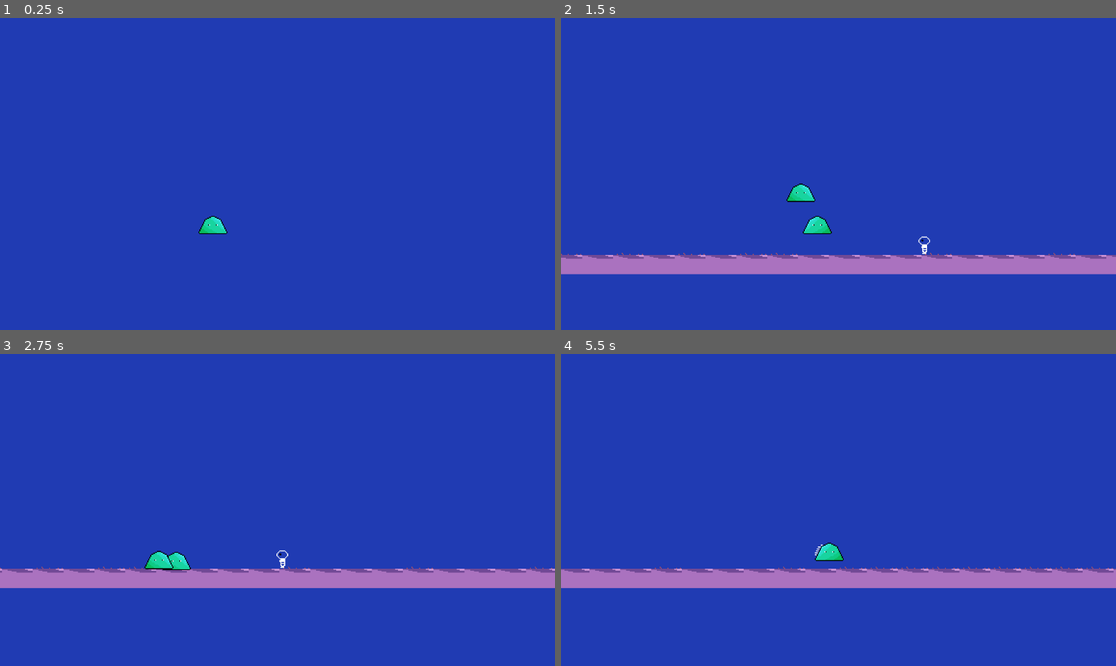
Above: before the commit, frames 1-4 (two rows, left to right).
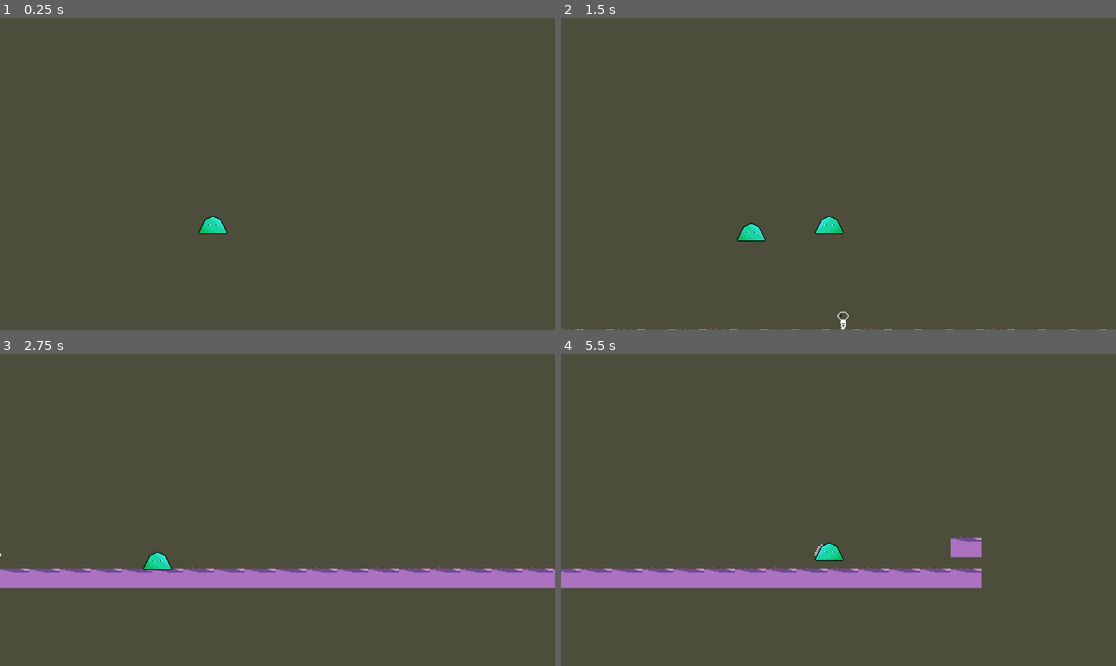
Above: after the commit, the same moments.

Repository: Enriquenf07/plataform-03-04
Game: Godot game, scene res://general/main.tscn
Two runs of this game, one before a commit and one after it. Both use one fixed random seed, a clock stepped at 60 frames per second and the inputs below.
Inputs (mouse positions are in pixels of both pictures, inside the frame that each line leads up to):
- Up to frame 1 (0.25 s): no input
- Up to frame 2 (1.5 s): tap Enter at 0.5 s; move the mouse to (960, 158) at 0.52 s; hold D (move_right) from 0.53 s (still down); tap F (dash) at 0.6 s; tap Space (jump) at 0.77 s; move the mouse to (727, 189) at 1.27 s; tap E (dash_clone) at 1.35 s
- Up to frame 3 (2.75 s): tap Space (jump) at 1.52 s; move the mouse to (333, 441) at 2.02 s; release D (move_right) at 2.03 s; hold A (move_left) from 2.03 s (still down); click (333, 441) at 2.1 s
- Up to frame 4 (5.5 s): move the mouse to (810, 572) at 2.77 s; release A (move_left) at 2.78 s; hold D (move_right) 2.78-4.28 s; tap F (dash) at 2.85, 5.1 s; tap Space (jump) at 3.02, 3.77, 4.52 s; move the mouse to (1005, 556) at 3.52 s; tap E (dash_clone) at 3.6 s; move the mouse to (672, 463) at 4.27 s; hold A (move_left) 4.28-5.03 s; click (672, 463) at 4.35 s; move the mouse to (866, 510) at 5.02 s; hold D (move_right) from 5.03 s (still down)

The runs differ from the first frame. In frame 1, 100% of the frame differs, in the area x 0-100%, y 0-100%; in frame 2, 100%; in frame 3, 94%; in frame 4, 96%.

Commit message:
explosion

Diff:
--- a/Clone.gd
+++ b/Clone.gd
@@ -5,6 +5,9 @@
 
 @onready
 var state_machine: Node = $State_machine
+
+@onready
+var explosionScene = preload('res://utils/explosion.tscn')
 
 func change_sprite_direction(movement):
 	animations.flip_h = movement > 0
@@ -19,6 +22,7 @@
 	if position.y > 2000:
 		free()
 		return
+
 	state_machine.process_physics(delta)
 
 func _process(delta: float) -> void:
--- a/Idle.gd
+++ b/Idle.gd
@@ -1,10 +1,15 @@
 extends State
 
+@export
+var explode_state: State
+
 func process_physics(delta):
-	print(parent.velocity.y)
+	for index in range(parent.get_slide_collision_count()):
+		print(index) if index != 0 else null
+		var collision = parent.get_slide_collision(index)
+		var body = collision.get_collider()
+		if body is CharacterBody2D:
+			return explode_state
 	parent.velocity.y += gravity * delta
-	for i in parent.get_slide_collision_count():
-		var collision = parent.get_slide_collision(i)
-		print("Collided with: ", collision.get_collider().name)
 	parent.move_and_slide()
 	return null
--- a/general/main.gd
+++ b/general/main.gd
@@ -32,4 +32,3 @@
 		var instance = skeletonScene.instantiate()
 		instance.position = Vector2(800, 463)
 		add_child(instance)
-		print(instance)
--- a/general/main.tscn
+++ b/general/main.tscn
@@ -36,4 +36,4 @@
 position = Vector2(669, 528)
 tile_set = SubResource("TileSet_4ddtu")
 format = 2
-layer_0/tile_data = PackedInt32Array(-131072, 7, 0, -131071, …(618 unchanged characters)… -65556, 7, 0, -65557, 7, 0, -65558, 7, 0)
+layer_0/tile_data = PackedInt32Array(-131072, 7, 0, -131071, …(618 unchanged characters)… -65556, 7, 0, -65557, 7, 0, -65558, 7, 0, -65559, 6, 0, -65560, 6, 0, -65561, 6, 0, -65562, 6, 0, -65563, 6, 0, -65564, 6, 0, -65565, 6, 0, -65566, 6, 0, -65567, 6, 0, -65568, 6, 0, -65569, 6, 0, -65570, 6, 0, -65571, 6, 0, -65572, 6, 0, -65573, 6, 0, -65574, 6, 0, -65575, 6, 0, -65576, 6, 0, -65577, 6, 0, -65578, 6, 0, -65579, 6, 0, -65580, 6, 0, -65581, 6, 0, -65582, 6, 0, -65583, 6, 0, -65584, 6, 0, -65585, 6, 0, -65586, 6, 0, -65587, 6, 0, -65588, 6, 0, -65589, 6, 0, -65590, 6, 0, -65591, 6, 0, -65592, 6, 0, -65593, 6, 0, -65594, 6, 0, -65595, 6, 0, -65596, 6, 0, -65597, 6, 0, -65598, 6, 0, -65599, 6, 0, -65600, 6, 0, -65601, 6, 0, -65602, 6, 0, -65603, 6, 0, -65604, 6, 0, -65605, 6, 0, -131129, 6, 0, -196584, 6, 0)
--- a/player/Move.gd
+++ b/player/Move.gd
@@ -29,7 +29,6 @@
 	parent.velocity.y += gravity * delta
 
 	var movement = Input.get_axis('move_left', 'move_right') * move_speed
-
 	if movement == 0:
 		return idle_state
 
--- a/player/Player.gd
+++ b/player/Player.gd
@@ -49,7 +49,8 @@
 	if timer != null and timer.time_left == 0:
 		input_handler.dash_clone_is_enable = true
 		timer.free()
-		clone.free()
+		if clone != null:
+			clone.free()
 	state_machine.process_physics(delta)
 
 func _process(delta: float) -> void:
--- a/player/Player.tscn
+++ b/player/Player.tscn
@@ -73,6 +73,8 @@
 }]
 
 [node name="Player" type="CharacterBody2D"]
+collision_layer = 2
+collision_mask = 5
 script = ExtResource("1_ptl1h")
 double_dash_cooldown = 7
 
--- /dev/null
+++ b/player/skills/Explode.gd
@@ -0,0 +1,9 @@
+extends State
+
+func enter():
+	super()
+	var explosion = parent.explosionScene.instantiate()
+	explosion.damage = 500
+	explosion.position = parent.global_position
+	parent.add_sibling(explosion)
+	parent.free()
--- a/player/skills/clone.tscn
+++ b/player/skills/clone.tscn
@@ -1,9 +1,10 @@
-[gd_scene load_steps=7 format=3 uid="uid://jsy6tvs20g6o"]
+[gd_scene load_steps=8 format=3 uid="uid://jsy6tvs20g6o"]
 
 [ext_resource type="Script" path="res://Clone.gd" id="1_jvi7f"]
 [ext_resource type="Script" path="res://state/StateMachine.gd" id="2_k2m3s"]
 [ext_resource type="Script" path="res://Idle.gd" id="3_wkvur"]
 [ext_resource type="Texture2D" uid="uid://ddfw33mq12h1l" path="res://assets/slimeInitial.png" id="4_3y12h"]
+[ext_resource type="Script" path="res://player/skills/Explode.gd" id="4_14ypj"]
 
 [sub_resource type="CapsuleShape2D" id="CapsuleShape2D_xaapi"]
 radius = 8.0
@@ -21,6 +22,8 @@
 }]
 
 [node name="Clone" type="CharacterBody2D"]
+collision_layer = 2
+collision_mask = 5
 script = ExtResource("1_jvi7f")
 
 [node name="CollisionShape2D" type="CollisionShape2D" parent="."]
@@ -30,9 +33,13 @@
 script = ExtResource("2_k2m3s")
 starting_state = NodePath("Idle")
 
-[node name="Idle" type="Node" parent="State_machine"]
+[node name="Idle" type="Node" parent="State_machine" node_paths=PackedStringArray("explode_state")]
 script = ExtResource("3_wkvur")
+explode_state = NodePath("../Explode")
 animation_name = "default"
+
+[node name="Explode" type="Node" parent="State_machine"]
+script = ExtResource("4_14ypj")
 
 [node name="AnimatedSprite2D" type="AnimatedSprite2D" parent="."]
 sprite_frames = SubResource("SpriteFrames_1yxpj")
--- a/project.godot
+++ b/project.godot
@@ -13,6 +13,7 @@
 config/name="PlataformMetroidvania"
 run/main_scene="res://general/main.tscn"
 config/features=PackedStringArray("4.2", "Forward Plus")
+boot_splash/bg_color=Color(0.815686, 0.878431, 0.631373, 1)
 config/icon="res://assets/slimeInitial.png"
 
 [input]
@@ -55,7 +56,13 @@
 ]
 }
 
+[layer_names]
+
+2d_physics/layer_2="Player"
+2d_physics/layer_3="Enemies"
+2d_physics/layer_4="4"
+
 [rendering]
 
 textures/canvas_textures/default_texture_filter=0
-environment/defaults/default_clear_color=Color(0.12549, 0.231373, 0.701961, 1)
+environment/defaults/default_clear_color=Color(0.298039, 0.301961, 0.231373, 1)
--- a/skeleton/Idle.gd
+++ b/skeleton/Idle.gd
@@ -2,6 +2,9 @@
 
 @export
 var on_hit_state: State
+@export
+var move_state: State
+
 
 func process_input(event: InputEvent) -> State:
 	return null
@@ -11,4 +14,4 @@
 		parent.velocity.x = 0
 	parent.velocity.y += gravity * delta
 	parent.move_and_slide()
-	return null
+	return move_state
--- /dev/null
+++ b/skeleton/Move.gd
@@ -0,0 +1,23 @@
+extends State
+
+var time: float = 0
+var direction = 1
+@export
+var acceleration: float = 0.3
+
+func enter():
+	super()
+
+func process_physics(delta: float) -> State:
+	animations.flip_h = parent.velocity.x > 0
+	var actual_velocity = parent.velocity.x
+	if !parent.is_on_floor():
+		parent.velocity.y += gravity * delta
+	if int(time) % 10 == 0:
+		time += 1
+		acceleration *= -1
+	if parent.is_on_floor() and +parent.velocity.x <= +move_speed:
+		parent.velocity.x += acceleration if acceleration * actual_velocity > 0 else acceleration * 10
+	time += delta
+	parent.move_and_slide()
+	return null
--- a/skeleton/skeleton.tscn
+++ b/skeleton/skeleton.tscn
@@ -7,8 +7,11 @@
 [ext_resource type="Script" path="res://skeleton/Idle.gd" id="4_n4cyo"]
 [ext_resource type="Script" path="res://skeleton/OnHit.gd" id="5_6c5fv"]
 [ext_resource type="Script" path="res://skeleton/Fall.gd" id="6_iar6p"]
+[ext_resource type="Script" path="res://skeleton/Move.gd" id="7_j1vcn"]
 
-[sub_resource type="RectangleShape2D" id="RectangleShape2D_3pedf"]
+[sub_resource type="CapsuleShape2D" id="CapsuleShape2D_48p86"]
+radius = 6.0
+height = 18.0
 
 [sub_resource type="AtlasTexture" id="AtlasTexture_ap5c2"]
 atlas = ExtResource("2_q02cs")
@@ -26,21 +29,26 @@
 }]
 
 [node name="Skeleton" type="CharacterBody2D"]
+collision_layer = 4
+collision_mask = 7
 script = ExtResource("1_mr8nh")
 
 [node name="CollisionShape2D" type="CollisionShape2D" parent="."]
-shape = SubResource("RectangleShape2D_3pedf")
+shape = SubResource("CapsuleShape2D_48p86")
 
 [node name="AnimatedSprite2D" type="AnimatedSprite2D" parent="."]
+position = Vector2(0, -1)
+scale = Vector2(0.96875, 1)
 sprite_frames = SubResource("SpriteFrames_7eg1e")
 
 [node name="StateMachine" type="Node" parent="." node_paths=PackedStringArray("starting_state")]
 script = ExtResource("3_o0wop")
-starting_state = NodePath("Idle")
+starting_state = NodePath("Move")
 
-[node name="Idle" type="Node" parent="StateMachine" node_paths=PackedStringArray("on_hit_state")]
+[node name="Idle" type="Node" parent="StateMachine" node_paths=PackedStringArray("on_hit_state", "move_state")]
 script = ExtResource("4_n4cyo")
 on_hit_state = NodePath("../OnHit")
+move_state = NodePath("../Move")
 
 [node name="OnHit" type="Node" parent="StateMachine" node_paths=PackedStringArray("idle_state")]
 script = ExtResource("5_6c5fv")
@@ -49,6 +57,10 @@
 [node name="Fall" type="Node" parent="StateMachine"]
 script = ExtResource("6_iar6p")
 
+[node name="Move" type="Node" parent="StateMachine"]
+script = ExtResource("7_j1vcn")
+move_speed = 200.0
+
 [node name="Health" type="Node" parent="."]
 script = ExtResource("4_jq0vj")
 value = 200.0
--- /dev/null
+++ b/utils/explosion.gd
@@ -0,0 +1,21 @@
+extends Area2D
+
+var damage
+
+@onready
+var animations = $AnimatedSprite2D
+# Called when the node enters the scene tree for the first time.
+func _ready():
+	animations.play('default')
+
+
+
+func _process(delta):
+	for body in get_overlapping_bodies():
+		var children = body.get_children()
+		for child in children:
+			print(child)
+			if child is IHealth:
+				child.handle_damage(damage)
+	if !animations.is_playing():
+		free()
--- /dev/null
+++ b/utils/explosion.tscn
@@ -0,0 +1,107 @@
+[gd_scene load_steps=16 format=3 uid="uid://baxtus5bvh1m4"]
+
+[ext_resource type="Script" path="res://utils/explosion.gd" id="1_4mnfm"]
+[ext_resource type="Texture2D" uid="uid://ciqykjqqqynvg" path="res://assets/explosao-1-Sheet.png" id="1_hsnra"]
+
+[sub_resource type="CircleShape2D" id="CircleShape2D_qbuxt"]
+radius = 24.0
+
+[sub_resource type="AtlasTexture" id="AtlasTexture_wcesj"]
+atlas = ExtResource("1_hsnra")
+region = Rect2(0, 0, 32, 32)
+
+[sub_resource type="AtlasTexture" id="AtlasTexture_cw6ry"]
+atlas = ExtResource("1_hsnra")
+region = Rect2(32, 0, 32, 32)
+
+[sub_resource type="AtlasTexture" id="AtlasTexture_n4tub"]
+atlas = ExtResource("1_hsnra")
+region = Rect2(64, 0, 32, 32)
+
+[sub_resource type="AtlasTexture" id="AtlasTexture_2d7av"]
+atlas = ExtResource("1_hsnra")
+region = Rect2(96, 0, 32, 32)
+
+[sub_resource type="AtlasTexture" id="AtlasTexture_kcv2h"]
+atlas = ExtResource("1_hsnra")
+region = Rect2(128, 0, 32, 32)
+
+[sub_resource type="AtlasTexture" id="AtlasTexture_g0sny"]
+atlas = ExtResource("1_hsnra")
+region = Rect2(160, 0, 32, 32)
+
+[sub_resource type="AtlasTexture" id="AtlasTexture_q0lek"]
+atlas = ExtResource("1_hsnra")
+region = Rect2(192, 0, 32, 32)
+
+[sub_resource type="AtlasTexture" id="AtlasTexture_jk2po"]
+atlas = ExtResource("1_hsnra")
+region = Rect2(224, 0, 32, 32)
+
+[sub_resource type="AtlasTexture" id="AtlasTexture_kkn28"]
+atlas = ExtResource("1_hsnra")
+region = Rect2(256, 0, 32, 32)
+
+[sub_resource type="AtlasTexture" id="AtlasTexture_rxqib"]
+atlas = ExtResource("1_hsnra")
+region = Rect2(288, 0, 32, 32)
+
+[sub_resource type="AtlasTexture" id="AtlasTexture_hjefv"]
+atlas = ExtResource("1_hsnra")
+region = Rect2(320, 0, 32, 32)
+
+[sub_resource type="SpriteFrames" id="SpriteFrames_02uvm"]
+animations = [{
+"frames": [{
+"duration": 1.0,
+"texture": SubResource("AtlasTexture_wcesj")
+}, {
+"duration": 1.0,
+"texture": SubResource("AtlasTexture_cw6ry")
+}, {
+"duration": 1.0,
+"texture": SubResource("AtlasTexture_n4tub")
+}, {
+"duration": 1.0,
+"texture": SubResource("AtlasTexture_2d7av")
+}, {
+"duration": 1.0,
+"texture": SubResource("AtlasTexture_kcv2h")
+}, {
+"duration": 1.0,
+"texture": SubResource("AtlasTexture_g0sny")
+}, {
+"duration": 1.0,
+"texture": SubResource("AtlasTexture_q0lek")
+}, {
+"duration": 1.0,
+"texture": SubResource("AtlasTexture_jk2po")
+}, {
+"duration": 1.0,
+"texture": SubResource("AtlasTexture_kkn28")
+}, {
+"duration": 1.0,
+"texture": SubResource("AtlasTexture_rxqib")
+}, {
+"duration": 2.0,
+"texture": SubResource("AtlasTexture_hjefv")
+}],
+"loop": false,
+"name": &"default",
+"speed": 20.0
+}]
+
+[node name="Explosion" type="Area2D"]
+collision_layer = 4
+collision_mask = 4
+script = ExtResource("1_4mnfm")
+
+[node name="CollisionShape2D" type="CollisionShape2D" parent="."]
+scale = Vector2(1.6, 1.6)
+shape = SubResource("CircleShape2D_qbuxt")
+
+[node name="AnimatedSprite2D" type="AnimatedSprite2D" parent="."]
+scale = Vector2(2.21875, 2.03385)
+sprite_frames = SubResource("SpriteFrames_02uvm")
+frame = 10
+frame_progress = 1.0
--- a/weapon/weapon.tscn
+++ b/weapon/weapon.tscn
@@ -80,6 +80,8 @@
 
 [node name="Weapon" type="Area2D"]
 position = Vector2(560, 284)
+collision_layer = 5
+collision_mask = 5
 script = ExtResource("1_wik3p")
 damage = 30.0
 
Binary file added: assets/explosao-1-Sheet.png
Not shown, added: assets/explosao-1-Sheet.png.import
Not shown: 1 places in skeleton/skeleton.tscn that only renumber resources
